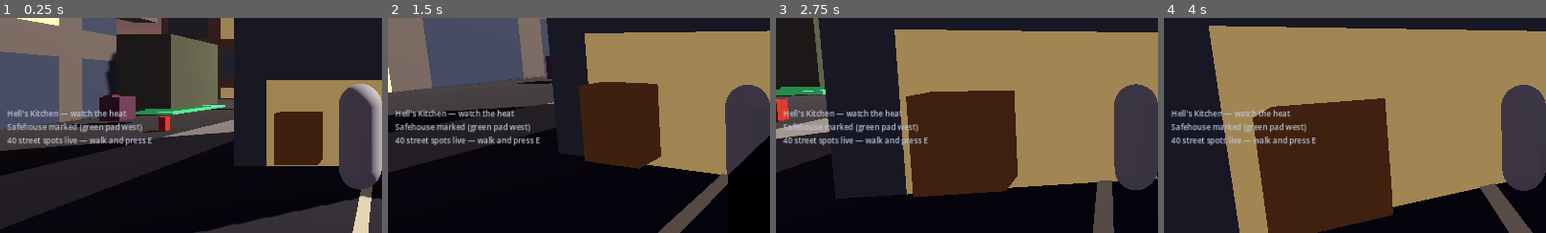
Above: before the commit, frames 1-4 (left to right).
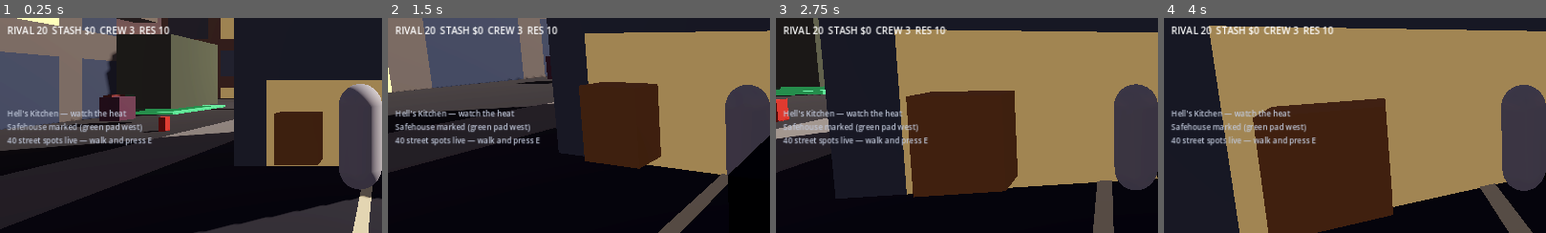
Above: after the commit, the same moments.

Repository: 5mil/empire-and-kin
Game: Godot game, scene res://scenes/main.tscn
The game is run twice, just before and just after one commit, with the same random seed, the same clock (stepped at 60 frames per second) and the same inputs.
Inputs (mouse positions are % of the whole screen's width and height, from its top left):
- Up to frame 1 (0.25 s): no input
- Up to frame 2 (1.5 s): tap Enter at 0.5 s; move the mouse to (55, 50) at 0.52 s; hold E (interact) 0.53-1.28 s; hold W (move_forward) from 0.53 s (still down); move the mouse to (45, 50) at 1.27 s; tap 1 at 1.35 s
- Up to frame 3 (2.75 s): keep holding W (move_forward); move the mouse to (52, 48) at 2.02 s; tap 2 at 2.1 s
- Up to frame 4 (4 s): keep holding W (move_forward); move the mouse to (49, 52) at 2.77 s; tap 3 at 2.85 s; move the mouse to (57, 51) at 3.52 s; tap 4 at 3.6 s
The pictures show only the part of the screen within x 0-50%, y 35-85%; the shares and areas given below are measured in that part.

The runs differ from the first frame. In frame 1, 0.9% of the frame differs, in the area x 2-45%, y 3-8%; in frame 2, 0.9%; in frame 3, 1.0%; in frame 4, 0.9%.

Commit message:
godot: HUD creates Street line if missing from scene

Diff:
--- a/godot/scripts/ui/hud.gd
+++ b/godot/scripts/ui/hud.gd
@@ -6,18 +6,23 @@
 @onready var cash_label: Label = $Root/TopLeft/Cash
 @onready var needs_label: Label = $Root/TopLeft/Needs
 @onready var wanted_label: Label = $Root/TopLeft/Wanted
-@onready var street_label: Label = $Root/TopLeft/Street
 @onready var aspiration_label: Label = $Root/TopRight/Aspiration
 @onready var toast_label: Label = $Root/Toast
 @onready var feed_label: Label = $Root/Feed
 @onready var prompt_label: Label = $Root/Prompt
 @onready var hints_label: Label = $Root/Hints
 
+var street_label: Label
 var _toast_time: float = 0.0
 var _feed_lines: PackedStringArray = []
 var _hud_accum: float = 0.0
 
 func _ready() -> void:
+	street_label = get_node_or_null("Root/TopLeft/Street") as Label
+	if street_label == null:
+		street_label = Label.new()
+		street_label.name = "Street"
+		$Root/TopLeft.add_child(street_label)
 	GameState.treasury_changed.connect(_on_cash)
 	GameState.wanted_changed.connect(_on_wanted)
 	GameState.health_changed.connect(_on_health)
